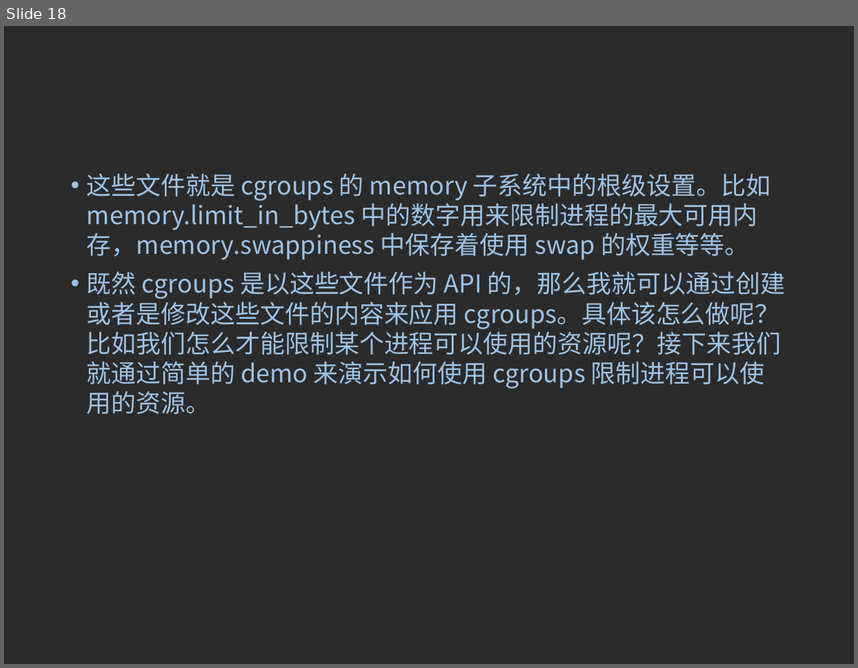
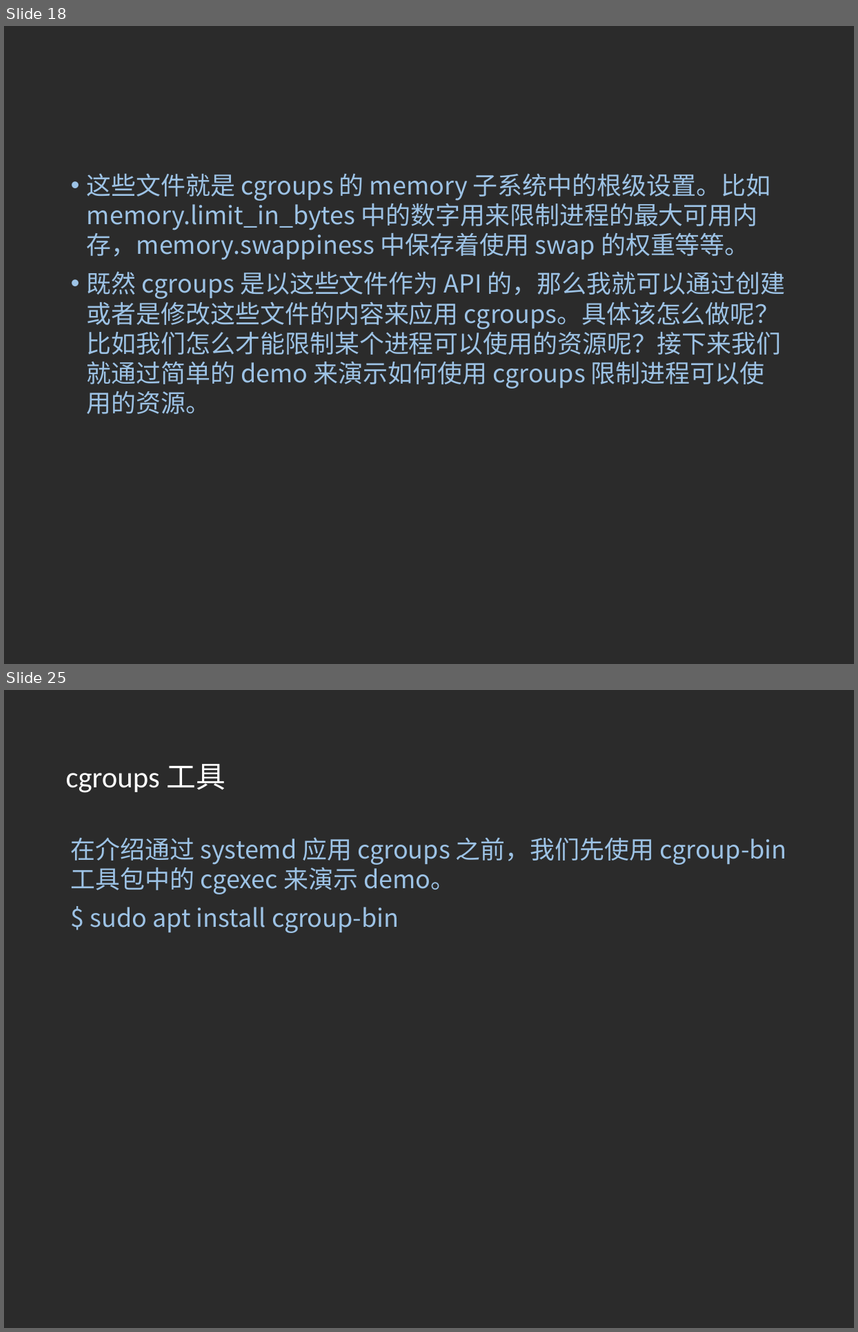
Before and after one commit to 15905100791/learning-records, a slide deck: Cgroups/CGroups简介.ppt. Shown one above the other, each under a label of ours: slide 18 before the commit, slides 18 and 25 after it; the slides between them are not shown. The pictures are 858x668 and 858x1332 pixels, drawn with LibreOffice and Linux fonts; fonts in the diff are those of the drawing; background and template pictures are left out; a plain dark background stands for a picture behind light text. Boxes give left, top, right and bottom in pixels: in the first picture for what was removed or moved away, otherwise in the second. Text is boxed around its words. In the diff, an @@ line names an element or a change of style, - is before the commit and + after.

```diff
--- a/Cgroups/CGroups简介.ppt
+++ b/Cgroups/CGroups简介.ppt
@@ slide 25 added at box(4, 690, 854, 1328), background picture (left out) @@
@@ title added at box(66, 764, 225, 793), 25 pt, text #FFFFFF @@
+cgroups 工具
@@ text added at box(71, 837, 786, 933), 21 pt, text #9DC3E6 @@
+在介绍通过 systemd 应用 cgroups 之前，我们先使用 cgroup-bin 工具包中的 cgexec 来演示 demo。
+$ sudo apt install cgroup-bin
```
Also in this commit, not shown: 1 slide changed, 16 other slides added, 3 slides removed, 3 other files.
